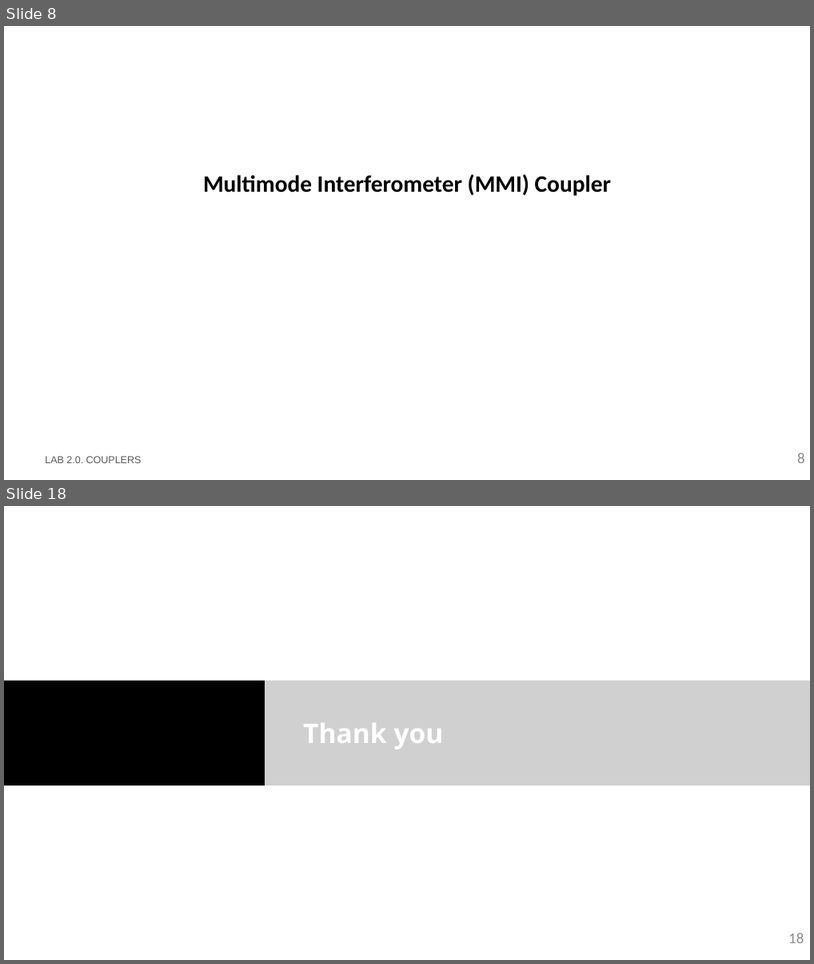
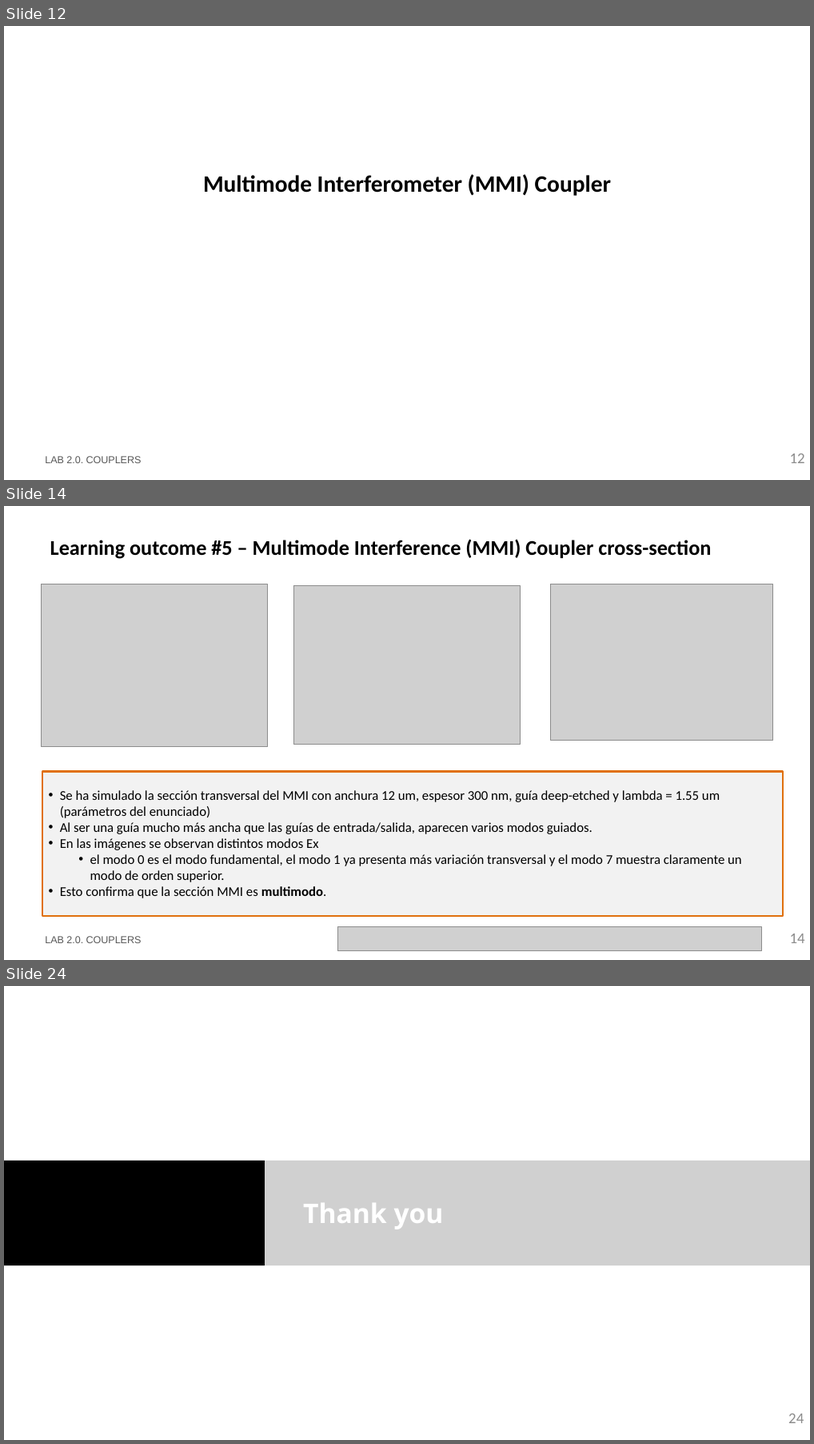
Before and after one commit to Japeacru/cifoin-lab2, a slide deck: LabBook_20.pptx. Shown one above the other, each under a label of ours: slides 8 and 18 before the commit, slides 12, 14 and 24 after it; the slides between them are not shown. The pictures are 814x964 and 814x1444 pixels, drawn with LibreOffice and Linux fonts; fonts in the diff are those of the drawing; grey boxes stand for pictures; background and template pictures are left out. Boxes give left, top, right and bottom in pixels: in the first picture for what was removed or moved away, otherwise in the second. Text is boxed around its words. In the diff, an @@ line names an element or a change of style, - is before the commit and + after.

```diff
--- a/LabBook_20.pptx
+++ b/LabBook_20.pptx
@@ slide 14 added at bbox=[4, 506, 810, 960], background #FFFFFF @@
@@ title added at bbox=[50, 539, 711, 559], 25 pt, text #000000, bold @@
+Learning outcome #5 – Multimode Interference (MMI) Coupler cross-section
@@ picture added at bbox=[41, 584, 268, 746] @@
@@ picture added at bbox=[294, 585, 521, 744] @@
@@ picture added at bbox=[551, 584, 774, 740] @@
@@ rectangle added at bbox=[42, 771, 784, 916], fill #F2F2F2, outline #E0700D 2.25 pt, 16 pt, text #000000 @@
+• Se ha simulado la sección transversal del MMI con anchura 12 um, espesor 300 nm, guía deep-etched y lambda = 1.55 um (parámetros del enunciado)
+• Al ser una guía mucho más ancha que las guías de entrada/salida, aparecen varios modos guiados.
+• En las imágenes se observan distintos modos Ex
+  • el modo 0 es el modo fundamental, el modo 1 ya presenta más variación transversal y el modo 7 muestra claramente un modo de orden superior.
+• Esto confirma que la sección MMI es multimodo.
@@ text added at bbox=[45, 936, 142, 943], 12 pt, text #585858 @@
+LAB 2.0. COUPLERS
@@ picture added at bbox=[338, 927, 762, 951] @@
@@ page number added at bbox=[790, 933, 806, 943], 18 pt, text #8C8C8C @@
+14
@@ what was slide 8 is now slide 12 @@
@@ page number at bbox=[790, 453, 806, 463]: text changed @@
-8
+12
@@ what was slide 18 is now slide 24 @@
@@ page number at bbox=[789, 1413, 804, 1423]: text changed @@
-18
+24
```
Also in this commit, not shown: 6 slides changed, 6 other slides added, 1 slide removed, 1 other file.
